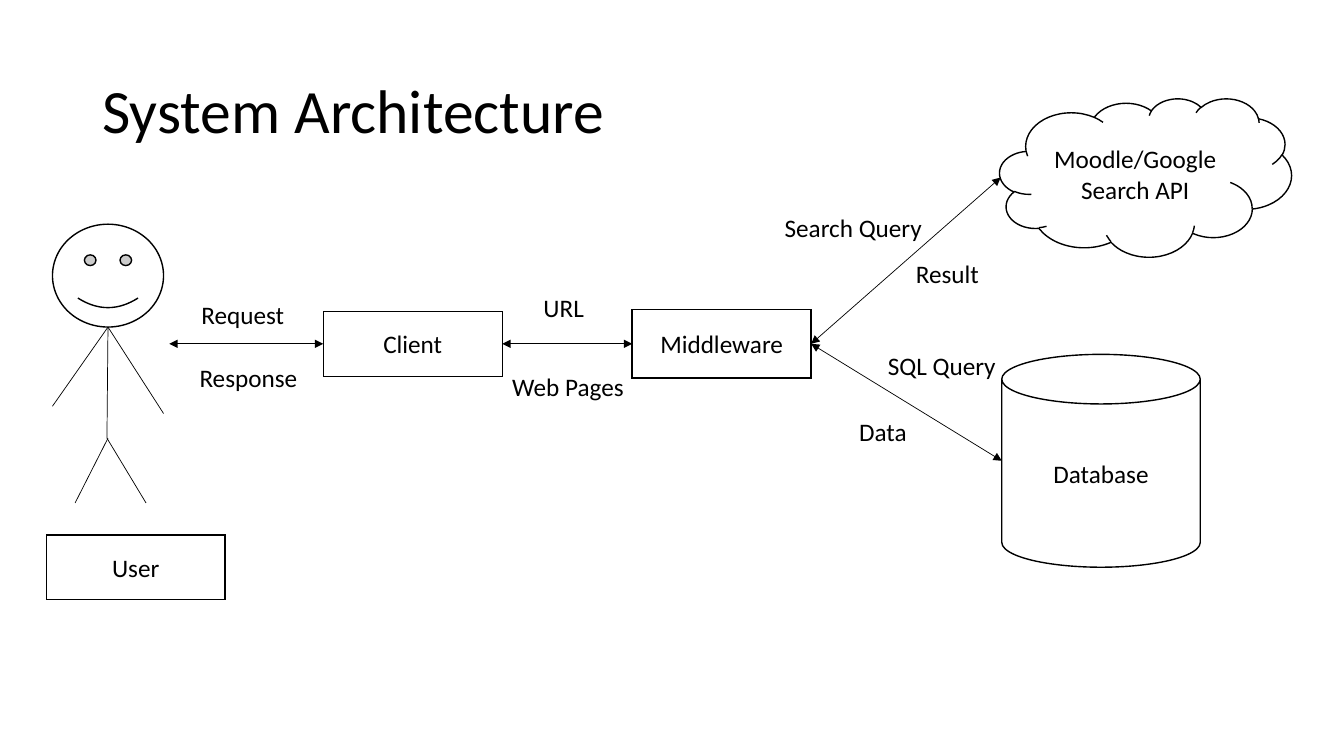
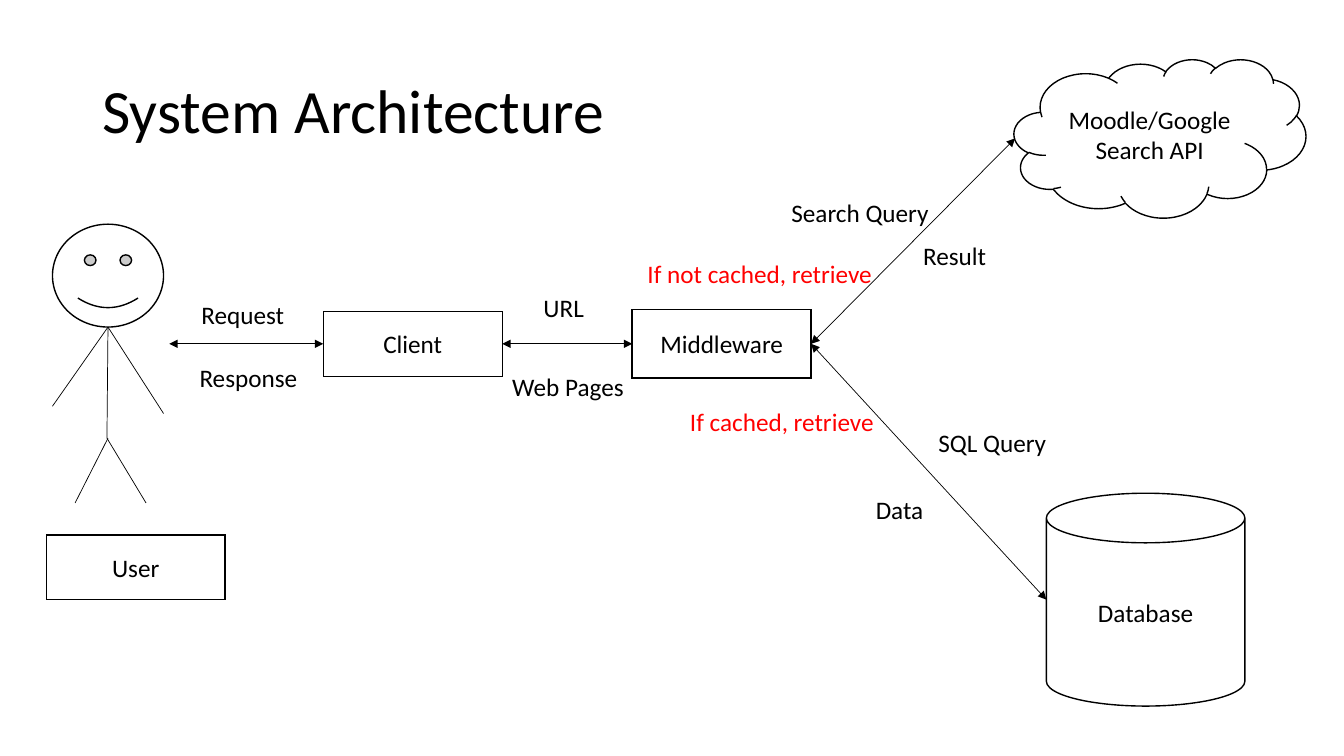
Before and after one commit to Ishitanarsiker/WAD2_GroupProject, a slide deck: slide 13 of DesignSpecification.pptx. Drawn at 1344x756 pixels with LibreOffice and Linux fonts; fonts in the diff are those of the drawing. Boxes give left, top, right and bottom in pixels: in the first picture for what was removed or moved away, otherwise in the second. Text is boxed around its words. In the diff, an @@ line names an element or a change of style, - is before the commit and + after.

```diff
--- a/DesignSpecification.pptx
+++ b/DesignSpecification.pptx
@@ cloud "Moodle/Google" moved from (x1=1000, y1=99, x2=1292, y2=257) to (x1=1014, y1=59, x2=1306, y2=218) @@
@@ double arrow moved from (812, 344) - (1001, 177) to (812, 344) - (1015, 138) @@
@@ text "Search Query" moved from (x1=785, y1=219, x2=922, y2=241) to (x1=791, y1=204, x2=929, y2=228) @@
@@ text "Result" moved from (x1=916, y1=265, x2=979, y2=284) to (x1=923, y1=247, x2=986, y2=266) @@
@@ text added at (x1=647, y1=265, x2=872, y2=290), 18 pt, text #FF0000 @@
+If not cached, retrieve
@@ double arrow moved from (812, 344) - (1002, 461) to (812, 344) - (1047, 600) @@
@@ text added at (x1=690, y1=410, x2=874, y2=434), 18 pt, text #FF0000 @@
+If cached, retrieve
@@ text "SQL Query" moved from (x1=888, y1=358, x2=996, y2=379) to (x1=938, y1=435, x2=1046, y2=456) @@
@@ text "Data" moved from (x1=859, y1=424, x2=907, y2=441) to (x1=876, y1=502, x2=924, y2=520) @@
@@ cylinder "Database" moved from (x1=1002, y1=355, x2=1201, y2=568) to (x1=1047, y1=493, x2=1245, y2=706) @@
```
Also in this commit, not shown: 1 other slide changed.
